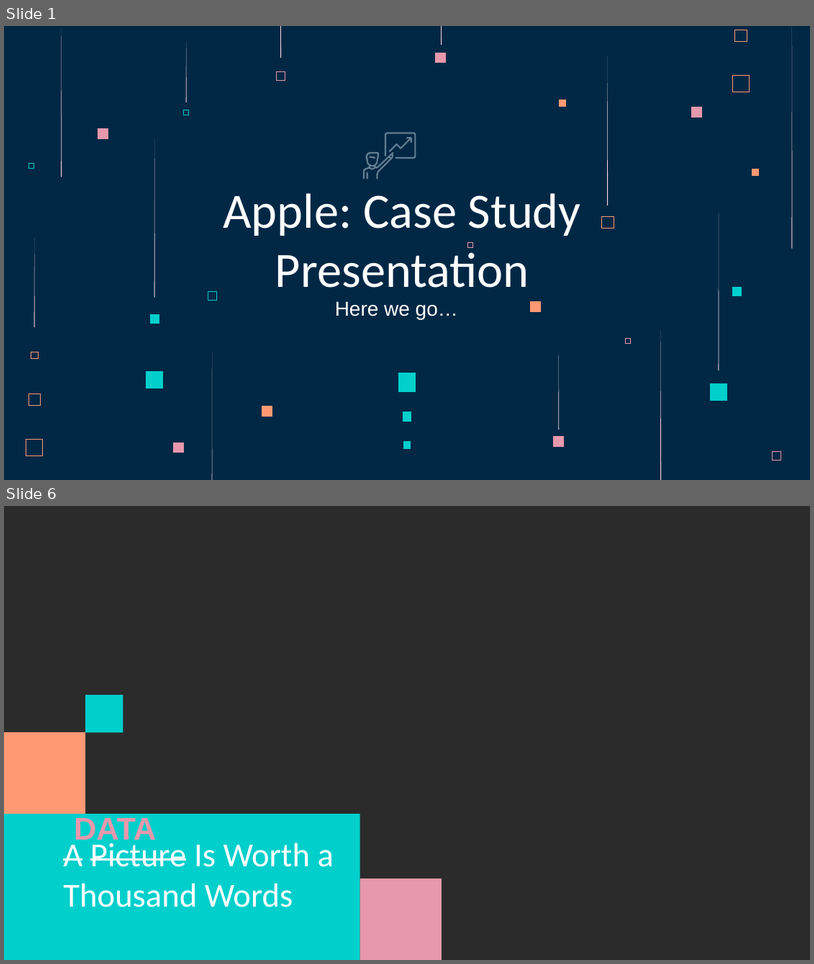
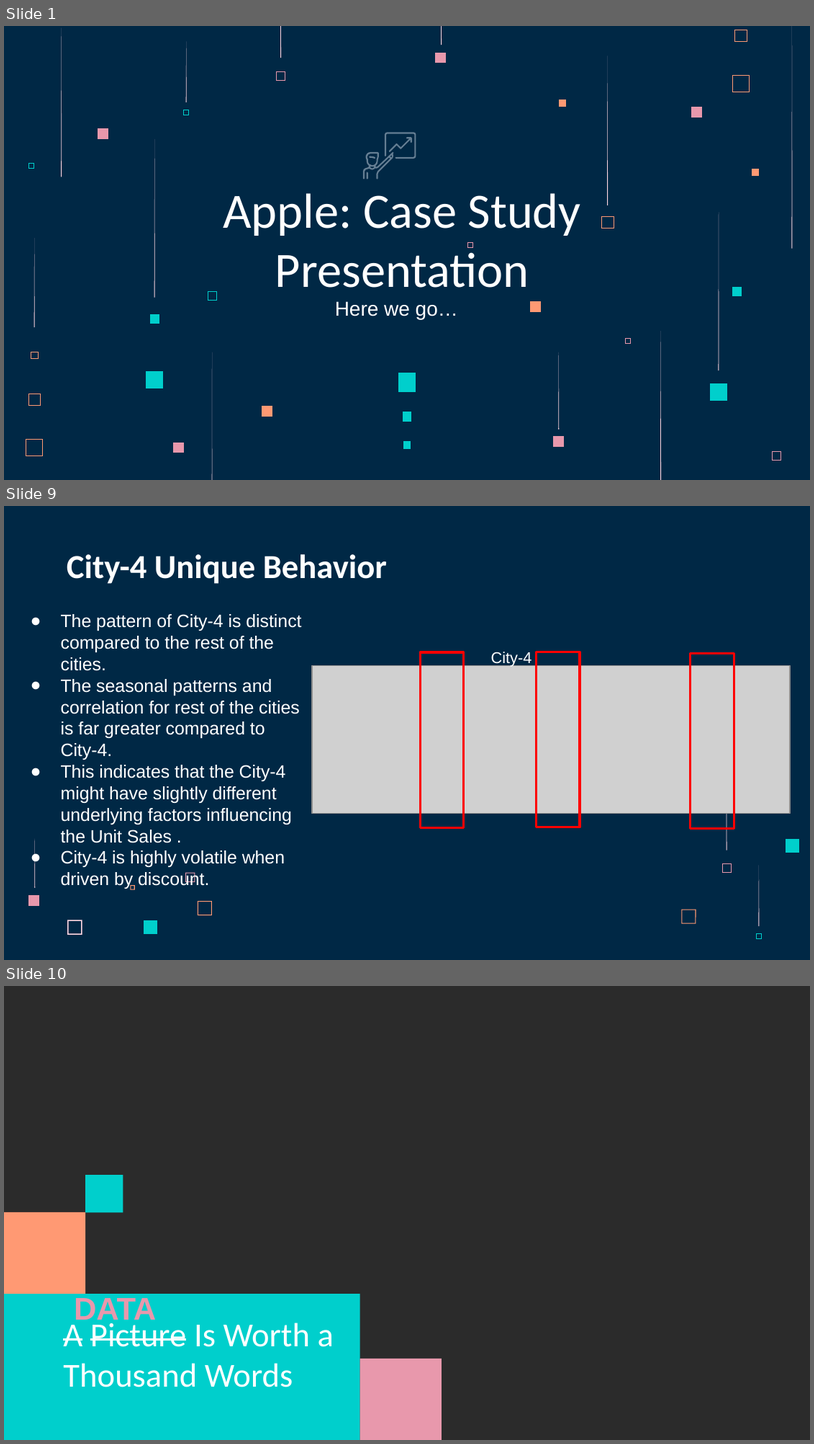
Before and after one commit to vamshi694/Apple_Case_Study, a slide deck: Data/Apple_Case_Study_Presentation_VAMSHI_MUGALA.pptx. Shown one above the other, each under a label of ours: slides 1 and 6 before the commit, slides 1, 9 and 10 after it; the slides between them are not shown. The pictures are 814x964 and 814x1444 pixels, drawn with LibreOffice and Linux fonts; fonts in the diff are those of the drawing; grey boxes stand for pictures; background and template pictures are left out; a plain dark background stands for a picture behind light text. Boxes give left, top, right and bottom in pixels: in the first picture for what was removed or moved away, otherwise in the second. Text is boxed around its words. In the diff, an @@ line names an element or a change of style, - is before the commit and + after.

```diff
--- a/Data/Apple_Case_Study_Presentation_VAMSHI_MUGALA.pptx
+++ b/Data/Apple_Case_Study_Presentation_VAMSHI_MUGALA.pptx
@@ slide 9 added at (x1=4, y1=506, x2=810, y2=960), background #002845 @@
@@ title added at (x1=67, y1=554, x2=387, y2=584), 30 pt, text #FFFFFF, bold @@
+City-4 Unique Behavior
@@ text added at (x1=61, y1=614, x2=301, y2=889), 16 pt, text #FFFFFF @@
+● The pattern of City-4 is distinct compared to the rest of the cities.
+● The seasonal patterns and correlation for rest of the cities is far greater compared to City-4.
+● This indicates that the City-4 might have slightly different underlying factors influencing the Unit Sales .
+● City-4 is highly volatile when driven by discount.
@@ rectangle added at (x1=420, y1=652, x2=463, y2=827), outline #FF0000 2 pt @@
@@ text added at (x1=491, y1=651, x2=532, y2=667), 14 pt, text #FFFFFF @@
+City-4
@@ rectangle added at (x1=536, y1=652, x2=580, y2=827), outline #FF0000 2 pt @@
@@ rectangle added at (x1=691, y1=654, x2=735, y2=829), outline #FF0000 2 pt @@
@@ picture added at (x1=312, y1=666, x2=790, y2=813) @@
@@ freeform shape added at (x1=727, y1=771, x2=728, y2=850), fill #FFD6E1 @@
@@ freeform shape added at (x1=35, y1=838, x2=36, y2=888), fill #FFD6E1 @@
@@ freeform shape added at (x1=786, y1=838, x2=800, y2=852), fill #00CFCC @@
@@ freeform shape added at (x1=185, y1=872, x2=195, y2=882), fill #E898AC @@
@@ freeform shape added at (x1=723, y1=863, x2=731, y2=872), outline #E898AC 0.23 pt @@
@@ freeform shape added at (x1=759, y1=865, x2=759, y2=926), fill #FFD6E1 @@
@@ freeform shape added at (x1=131, y1=885, x2=136, y2=890), fill #FF9973 @@
@@ freeform shape added at (x1=29, y1=895, x2=39, y2=905), fill #E898AC @@
@@ freeform shape added at (x1=198, y1=901, x2=212, y2=915), fill #FF9973 @@
@@ freeform shape added at (x1=682, y1=909, x2=697, y2=924), fill #FF9973 @@
@@ freeform shape added at (x1=67, y1=920, x2=82, y2=934), fill #FFD6E1 @@
@@ freeform shape added at (x1=144, y1=921, x2=157, y2=934), fill #00CFCC @@
@@ freeform shape added at (x1=756, y1=934, x2=761, y2=938), outline #00CFCC 0.23 pt @@
@@ what was slide 6 is now slide 10 @@
```
Also in this commit, not shown: 4 slides changed, 3 other slides added, 3 other files.
